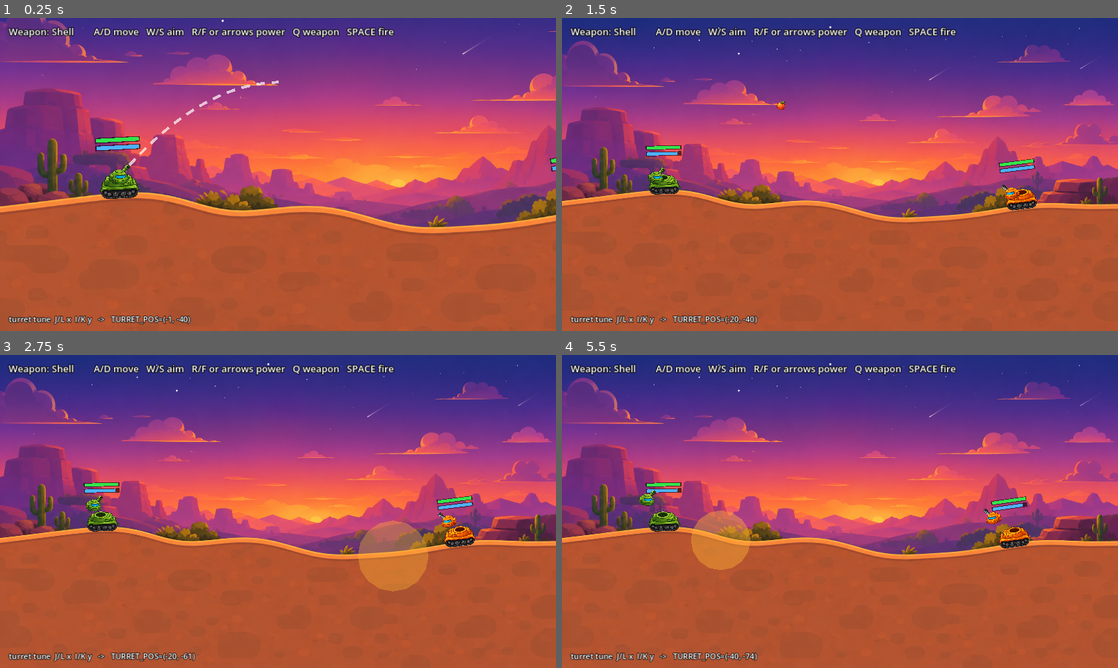
Above: before the commit, frames 1-4 (two rows, left to right).
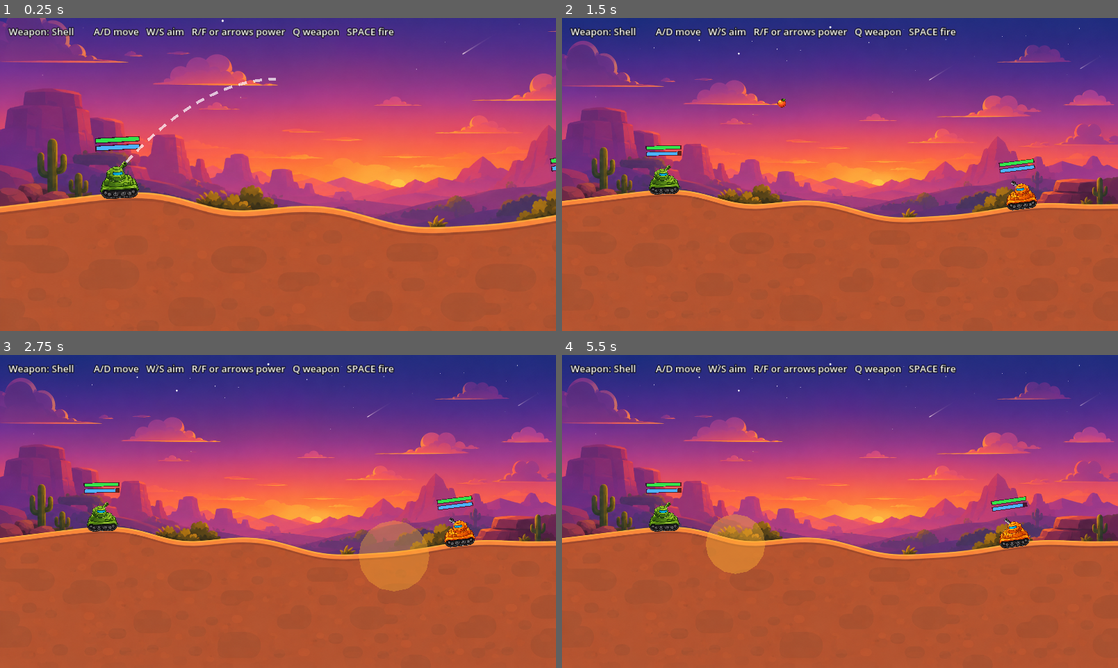
Above: after the commit, the same moments.

Repository: DriveThruG/Peach-Party
Game: Godot game, scene res://artillery/Artillery.tscn
The game is run twice, just before and just after one commit, with the same random seed, the same clock (stepped at 60 frames per second) and the same inputs. This scene is started directly instead of the project's main scene.
Inputs:
- Up to frame 1 (0.25 s): no input
- Up to frame 2 (1.5 s): tap Enter at 0.5 s; hold D 0.53-1.28 s; hold J 0.53-1.28 s; tap Space at 0.77 s; tap L at 0.8, 1.35 s; hold S from 1.28 s (still down)
- Up to frame 3 (2.75 s): tap Space at 1.52 s; tap I at 1.55 s; release S at 2.03 s; hold D from 2.03 s (still down); hold I from 2.03 s (still down); tap K at 2.3 s
- Up to frame 4 (5.5 s): release D at 2.78 s; release I at 2.78 s; hold W 2.78-3.53 s; tap K at 2.85, 5.3 s; tap Space at 3.02, 3.77, 4.52 s; tap J at 3.05 s; hold J 3.53-4.28 s; hold A 3.53-5.03 s; tap L at 3.8, 4.35 s; tap I at 4.55 s; hold S from 5.03 s (still down); hold I from 5.03 s (still down)

The runs differ from the first frame. In frame 1, 1.1% of the frame differs, in the area x 1-51%, y 19-99%; in frame 2, 0.9%; in frame 3, 1.0%; in frame 4, 1.9%, in the area x 1-83%, y 43-99%.

Commit message:
Artillery: per-facing turret pos (L -6,-46 / R 4,-46); remove turret tuner; winner = TEAM A/B, drop 'press F5'

Diff:
--- a/godot/artillery/artillery.gd
+++ b/godot/artillery/artillery.gd
@@ -38,9 +38,7 @@
 
 var hud: CanvasLayer
 var info: Label
-var tune_label: Label
 var guide: DashedLine
-var tune_pivot := Tank.TURRET_POS
 
 # Camera (zooms onto the active player; zooms out between turns).
 const ZOOM_IN := Vector2(1.7, 1.7)
@@ -76,14 +74,6 @@
 	info.size = Vector2(VIEW.x - 40, 80)
 	hud.add_child(info)
 
-	tune_label = Label.new()
-	tune_label.add_theme_font_size_override("font_size", 18)
-	tune_label.add_theme_color_override("font_color", Color.WHITE)
-	tune_label.add_theme_color_override("font_outline_color", Color.BLACK)
-	tune_label.add_theme_constant_override("outline_size", 5)
-	tune_label.position = Vector2(20, VIEW.y - 40)
-	hud.add_child(tune_label)
-
 	cam = Camera2D.new()
 	cam.limit_left = 0
 	cam.limit_top = 0
@@ -137,7 +127,6 @@
 
 func _process(delta: float) -> void:
 	guide.visible = (state == "aim")
-	_tune_barrel(delta)
 	match state:
 		"aim":
 			_aim_phase(delta)
@@ -253,12 +242,11 @@
 	state = "over"
 	_zoom_out()
 	info.visible = false
-	tune_label.visible = false
 	guide.visible = false
 	if tanks[0].is_dead():
-		_show_winner("ORANGE", Color(1.0, 0.55, 0.2))
+		_show_winner("TEAM B", Color(1.0, 0.55, 0.2))   # left (green/P1) dead -> right wins
 	else:
-		_show_winner("GREEN", Color(0.5, 0.9, 0.4))
+		_show_winner("TEAM A", Color(0.5, 0.9, 0.4))
 
 func _show_winner(team_name: String, col: Color) -> void:
 	var dim := ColorRect.new()
@@ -286,21 +274,6 @@
 	tw.tween_property(label, "modulate:a", 1.0, 0.3)
 	tw.tween_property(label, "scale", Vector2.ONE, 0.55).set_trans(Tween.TRANS_BACK).set_ease(Tween.EASE_OUT)
 
-	var sub := Label.new()
-	sub.text = "press F5 to restart"
-	sub.add_theme_font_size_override("font_size", 30)
-	sub.add_theme_color_override("font_color", Color.WHITE)
-	sub.add_theme_color_override("font_outline_color", Color.BLACK)
-	sub.add_theme_constant_override("outline_size", 6)
-	sub.horizontal_alignment = HORIZONTAL_ALIGNMENT_CENTER
-	sub.size = Vector2(900, 40)
-	sub.position = Vector2(VIEW.x * 0.5 - 450, VIEW.y * 0.5 + 55)
-	hud.add_child(sub)
-	sub.modulate.a = 0.0
-	var tw2 := create_tween()
-	tw2.tween_interval(0.55)
-	tw2.tween_property(sub, "modulate:a", 1.0, 0.4)
-
 # ---- visuals / hud ----
 func _make_proj(_w: int) -> Node2D:
 	var n := Node2D.new()
@@ -343,27 +316,6 @@
 			break
 	guide.set_points(pts)
 
-# Live-tune the barrel mount point on both tanks (J/L = x, I/K = y). Read off the value, tell me, I bake it.
-func _tune_barrel(delta: float) -> void:
-	var step := 30.0 * delta
-	var changed := false
-	if Input.is_physical_key_pressed(KEY_J):
-		tune_pivot.x -= step
-		changed = true
-	if Input.is_physical_key_pressed(KEY_L):
-		tune_pivot.x += step
-		changed = true
-	if Input.is_physical_key_pressed(KEY_I):
-		tune_pivot.y -= step
-		changed = true
-	if Input.is_physical_key_pressed(KEY_K):
-		tune_pivot.y += step
-		changed = true
-	if changed:
-		for t in tanks:
-			t.set_turret_pos(tune_pivot)
-	tune_label.text = "turret tune  J/L x  I/K y   ->   TURRET_POS=(%d, %d)" % [roundi(tune_pivot.x), roundi(tune_pivot.y)]
-
 func _update_info() -> void:
 	var t: Tank = tanks[active]
 	info.text = "Weapon: %s        A/D move   W/S aim   R/F or arrows power   Q weapon   SPACE fire" % WEAPON_NAMES[t.weapon]
--- a/godot/artillery/tank.gd
+++ b/godot/artillery/tank.gd
@@ -15,8 +15,9 @@
 const BARREL_REGION := [Rect2(556, 156, 156, 48), Rect2(556, 364, 160, 48)]
 const PEACH_REGION := Rect2(768, 212, 132, 136)
 
-# Turret mount point in world px (post-scale) — where the turret dome + barrel sit in the hull hole.
-const TURRET_POS := Vector2(-1, -40)
+# Turret mount point in world px (post-scale) — the hull hole sits at a slightly different x per facing.
+const TURRET_POS_R := Vector2(-6, -46)   # faces right (green / P1)
+const TURRET_POS_L := Vector2(4, -46)    # faces left  (orange / P2)
 const BAR_W := 82.0
 
 var hp := MAX_HP
@@ -46,15 +47,16 @@
 		hull.flip_h = true
 
 	# Barrel (z=1) mounts at the turret; the turret dome (z=2) sits in the hole and covers the barrel base.
+	var tp: Vector2 = TURRET_POS_R if facing == 1 else TURRET_POS_L
 	barrel = Node2D.new()
-	barrel.position = TURRET_POS
+	barrel.position = tp
 	barrel.z_index = 1
 	add_child(barrel)
 	var br: Rect2 = BARREL_REGION[variant]
 	barrel_len = br.size.x * TANK_SCALE * TURRET_MUL
 	_sprite(br, Vector2(barrel_len * 0.5, 0), barrel, TANK_SCALE * TURRET_MUL)
 
-	turret_sprite = _sprite(TURRET_REGION[variant], TURRET_POS, self, TANK_SCALE * TURRET_MUL)
+	turret_sprite = _sprite(TURRET_REGION[variant], tp, self, TANK_SCALE * TURRET_MUL)
 	turret_sprite.z_index = 2
 	if facing == -1:
 		turret_sprite.flip_h = true
@@ -62,12 +64,6 @@
 	hp_fill = _make_bar(-108.0, Color(0.2, 0.9, 0.3))
 	fuel_fill = _make_bar(-94.0, Color(0.3, 0.7, 1.0))
 	_refresh()
-
-func set_turret_pos(p: Vector2) -> void:
-	if turret_sprite != null:
-		turret_sprite.position = p
-	if barrel != null:
-		barrel.position = p
 
 func muzzle_dir() -> Vector2:
 	# LOCAL aim direction (used to rotate the barrel sprite).
